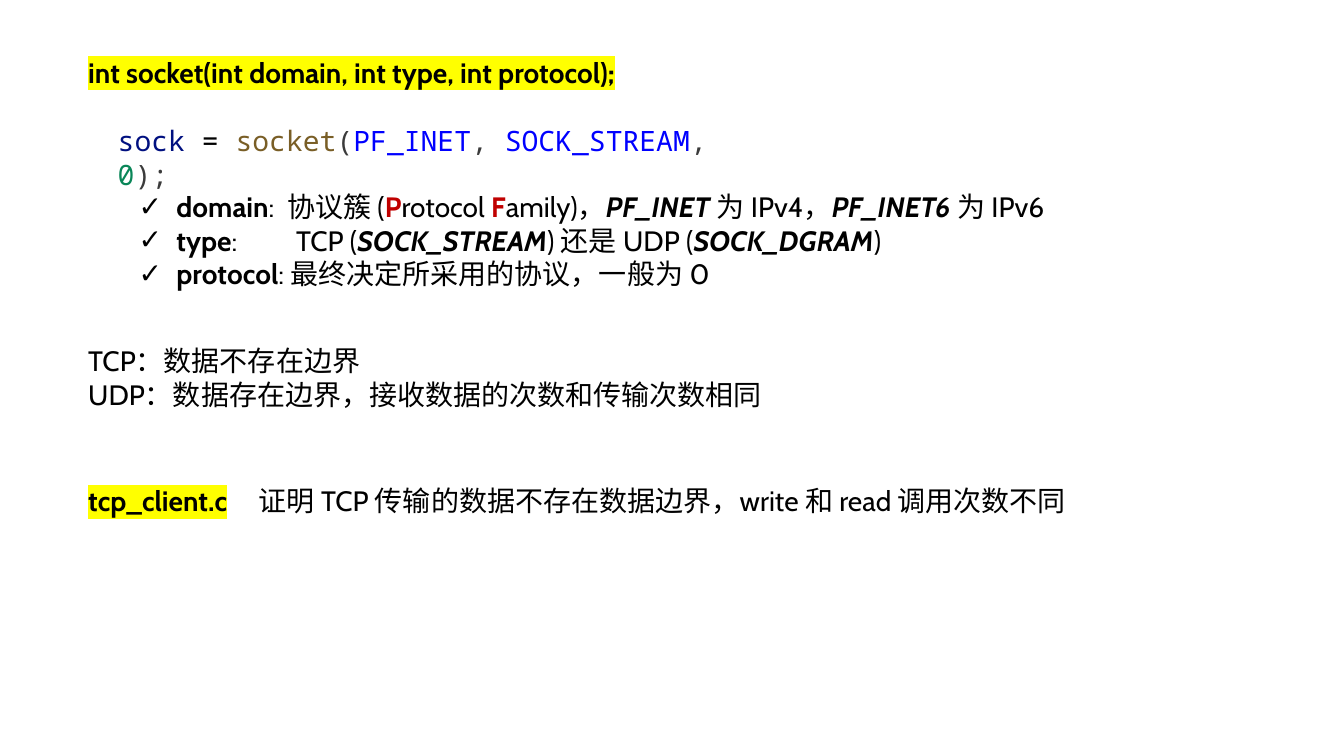
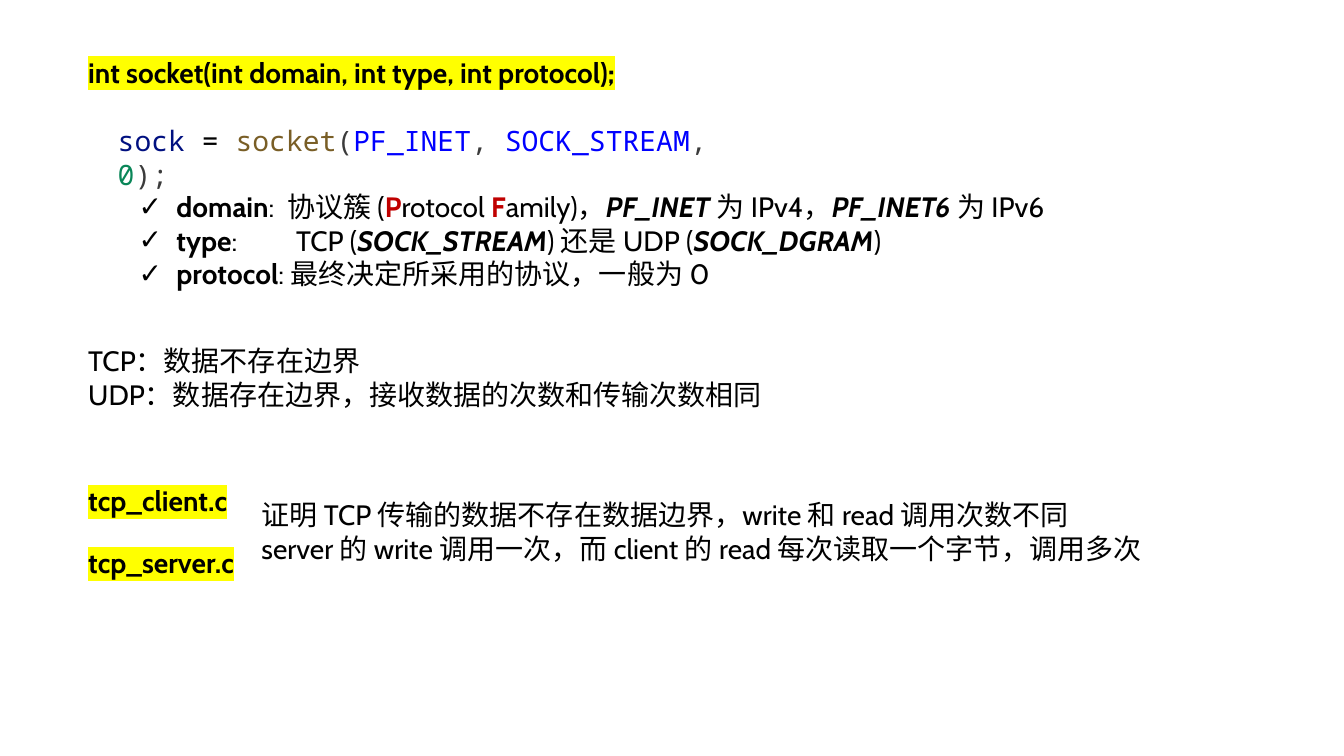
Before and after one commit to Chao200/TCP-IP-Network-Programming, a slide deck: slide 2 of TCP:IP 网络编程.pptx. Drawn at 1344x756 pixels with LibreOffice and Linux fonts; fonts in the diff are those of the drawing. Boxes give left, top, right and bottom in pixels: in the first picture for what was removed or moved away, otherwise in the second. Text is boxed around its words. In the diff, an @@ line names an element or a change of style, - is before the commit and + after.

Commit message:
add PPT

```diff
--- a/TCP:IP 网络编程.pptx
+++ b/TCP:IP 网络编程.pptx
@@ text "证明 TCP 传输的数据不存在数据边界，write 和 read ..." moved from (x1=259, y1=487, x2=1066, y2=514) to (x1=261, y1=501, x2=1142, y2=562) @@
@@ text at (x1=261, y1=535, x2=1142, y2=562): paragraph added @@
+server 的 write 调用一次，而 client 的 read 每次读取一个字节，调用多次
@@ text added at (x1=88, y1=555, x2=234, y2=580), 20 pt, text #000000, bold @@
+tcp_server.c
```
Also in this commit, not shown: 10 slides added.
